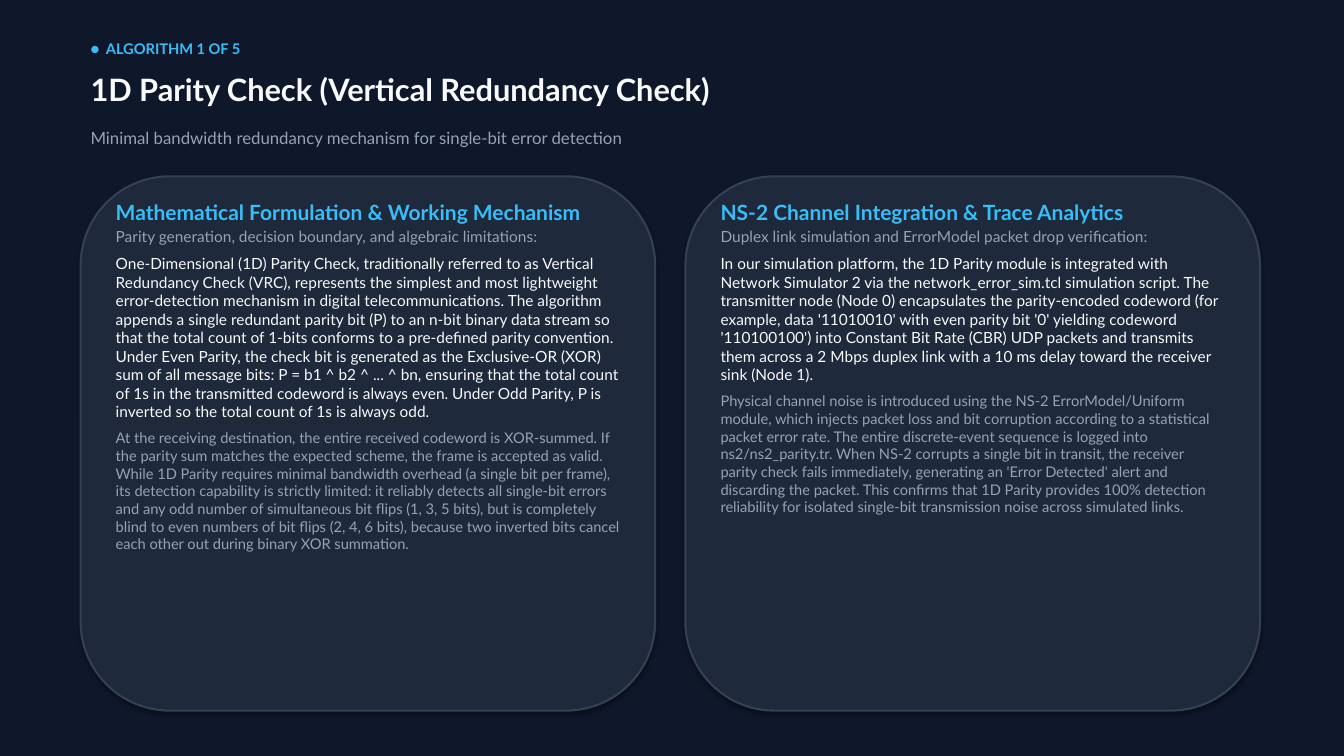
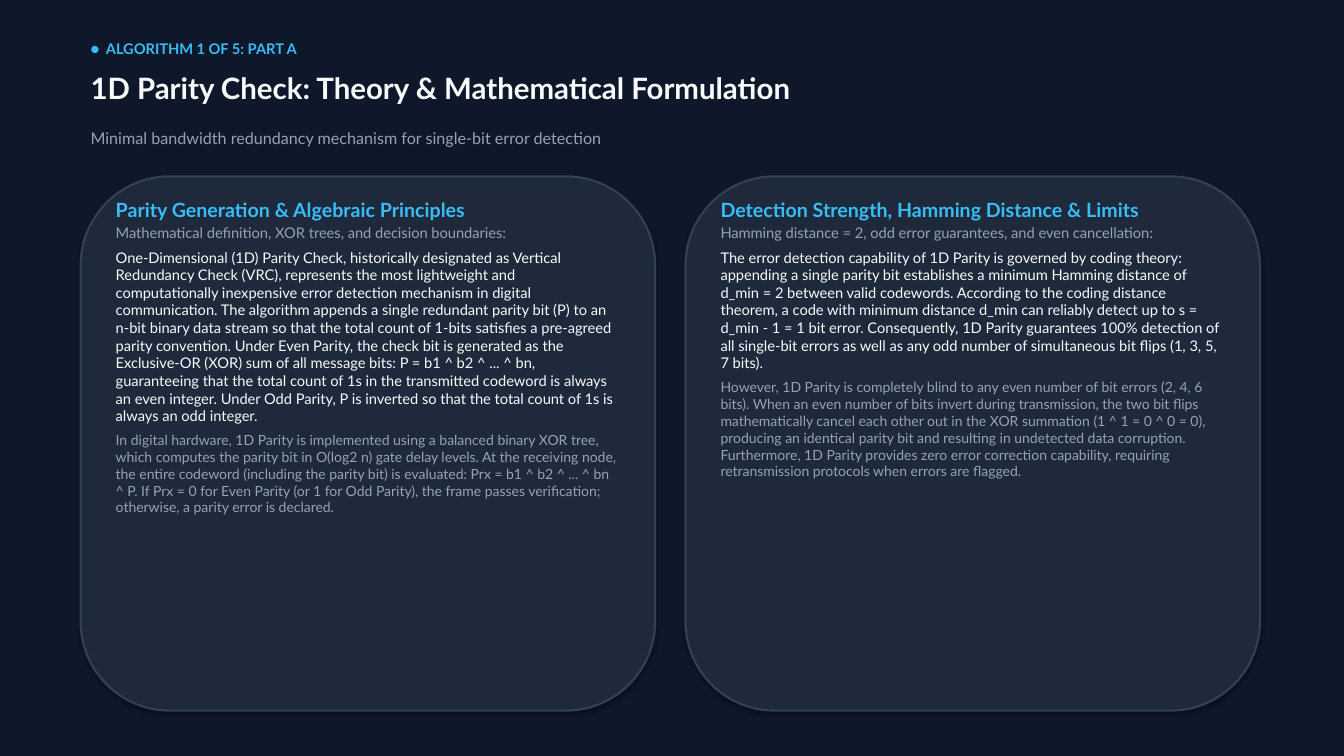
Before and after one commit to Amanyadav201205/errordetection, a slide deck: slide 4 of Error_Detection_and_Correction_Presentation.pptx. Drawn at 1344x756 pixels with LibreOffice and Linux fonts; fonts in the diff are those of the drawing. Boxes give left, top, right and bottom in pixels: in the first picture for what was removed or moved away, otherwise in the second. Text is boxed around its words. In the diff, an @@ line names an element or a change of style, - is before the commit and + after.

Commit message:
Expand presentation to 18-slide master edition with exhaustive explanations and dedicated theory & NS-2 slides for each technique

```diff
--- a/Error_Detection_and_Correction_Presentation.pptx
+++ b/Error_Detection_and_Correction_Presentation.pptx
@@ text at box(106, 43, 297, 54): text changed @@
-● ALGORITHM 1 OF 5
+● ALGORITHM 1 OF 5: PART A
@@ text at box(91, 77, 790, 104): text changed; size 22 to 21 pt @@
-1D Parity Check (Vertical Redundancy Check)
+1D Parity Check: Theory & Mathematical Formulation
@@ text "Minimal bandwidth redundancy mechanism for ..." at box(91, 132, 602, 147): size 12 to 11.5 pt @@
@@ text at box(116, 202, 616, 514): text changed; size 11 to 10.5 pt @@
-Mathematical Formulation & Working Mechanism
-Parity generation, decision boundary, and algebraic limitations:
-One-Dimensional (1D) Parity Check, traditionally referred to as Vertical Redundancy Check (VRC), represents the simplest and most lightweight error-detection mechanism in digital telecommunications. The algorithm appends a single redundant parity bit (P) to an n-bit binary data stream so that the total count of 1-bits conforms to a pre-defined parity convention. Under Even Parity, the check bit is generated as the Exclusive-OR (XOR) sum of all message bits: P = b1 ^ b2 ^ ... ^ bn, ensuring that the total count of 1s in the transmitted codeword is always even. Under Odd Parity, P is inverted so the total count of 1s is always odd.
-At the receiving destination, the entire received codeword is XOR-summed. If the parity sum matches the expected scheme, the frame is accepted as valid. While 1D Parity requires minimal bandwidth overhead (a single bit per frame), its detection capability is strictly limited: it reliably detects all single-bit errors and any odd number of simultaneous bit flips (1, 3, 5 bits), but is completely blind to even numbers of bit flips (2, 4, 6 bits), because two inverted bits cancel each other out during binary XOR summation.
+Parity Generation & Algebraic Principles
+Mathematical definition, XOR trees, and decision boundaries:
+One-Dimensional (1D) Parity Check, historically designated as Vertical Redundancy Check (VRC), represents the most lightweight and computationally inexpensive error detection mechanism in digital communication. The algorithm appends a single redundant parity bit (P) to an n-bit binary data stream so that the total count of 1-bits satisfies a pre-agreed parity convention. Under Even Parity, the check bit is generated as the Exclusive-OR (XOR) sum of all message bits: P = b1 ^ b2 ^ ... ^ bn, guaranteeing that the total count of 1s in the transmitted codeword is always an even integer. Under Odd Parity, P is inverted so that the total count of 1s is always an odd integer.
+In digital hardware, 1D Parity is implemented using a balanced binary XOR tree, which computes the parity bit in O(log2 n) gate delay levels. At the receiving node, the entire codeword (including the parity bit) is evaluated: Prx = b1 ^ b2 ^ ... ^ bn ^ P. If Prx = 0 for Even Parity (or 1 for Odd Parity), the frame passes verification; otherwise, a parity error is declared.
@@ text at box(721, 202, 1219, 479): text changed @@
-NS-2 Channel Integration & Trace Analytics
-Duplex link simulation and ErrorModel packet drop verification:
-In our simulation platform, the 1D Parity module is integrated with Network Simulator 2 via the network_error_sim.tcl simulation script. The transmitter node (Node 0) encapsulates the parity-encoded codeword (for example, data '11010010' with even parity bit '0' yielding codeword '110100100') into Constant Bit Rate (CBR) UDP packets and transmits them across a 2 Mbps duplex link with a 10 ms delay toward the receiver sink (Node 1).
-Physical channel noise is introduced using the NS-2 ErrorModel/Uniform module, which injects packet loss and bit corruption according to a statistical packet error rate. The entire discrete-event sequence is logged into ns2/ns2_parity.tr. When NS-2 corrupts a single bit in transit, the receiver parity check fails immediately, generating an 'Error Detected' alert and discarding the packet. This confirms that 1D Parity provides 100% detection reliability for isolated single-bit transmission noise across simulated links.
+Detection Strength, Hamming Distance & Limits
+Hamming distance = 2, odd error guarantees, and even cancellation:
+The error detection capability of 1D Parity is governed by coding theory: appending a single parity bit establishes a minimum Hamming distance of d_min = 2 between valid codewords. According to the coding distance theorem, a code with minimum distance d_min can reliably detect up to s = d_min - 1 = 1 bit error. Consequently, 1D Parity guarantees 100% detection of all single-bit errors as well as any odd number of simultaneous bit flips (1, 3, 5, 7 bits).
+However, 1D Parity is completely blind to any even number of bit errors (2, 4, 6 bits). When an even number of bits invert during transmission, the two bit flips mathematically cancel each other out in the XOR summation (1 ^ 1 = 0 ^ 0 = 0), producing an identical parity bit and resulting in undetected data corruption. Furthermore, 1D Parity provides zero error correction capability, requiring retransmission protocols when errors are flagged.
```
Also in this commit, not shown: 11 other slides changed, 6 slides added, 6 other files.
